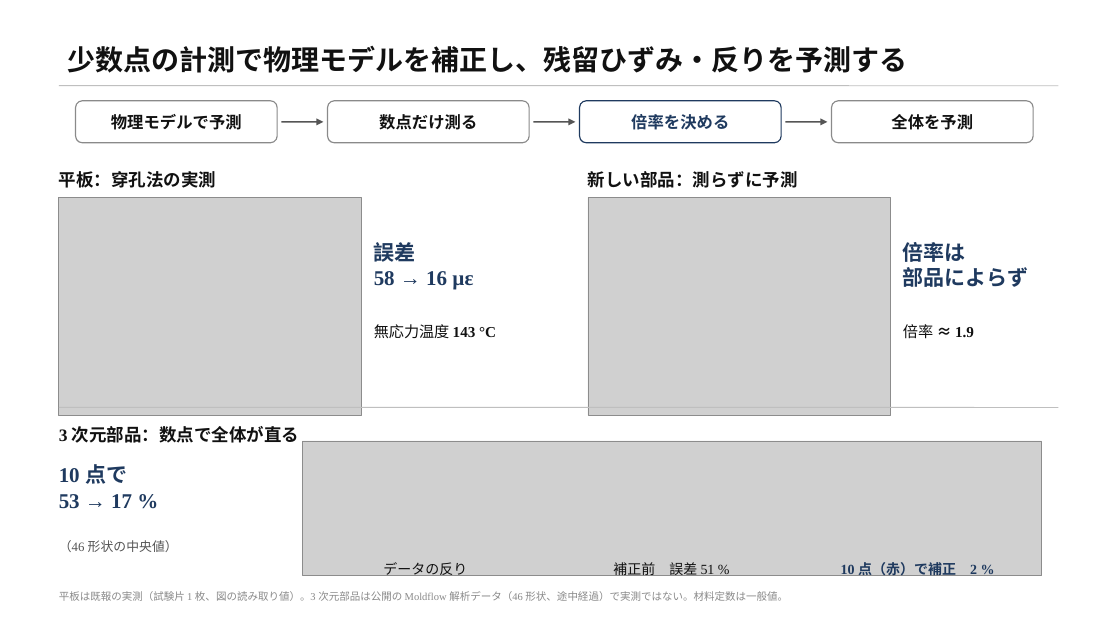
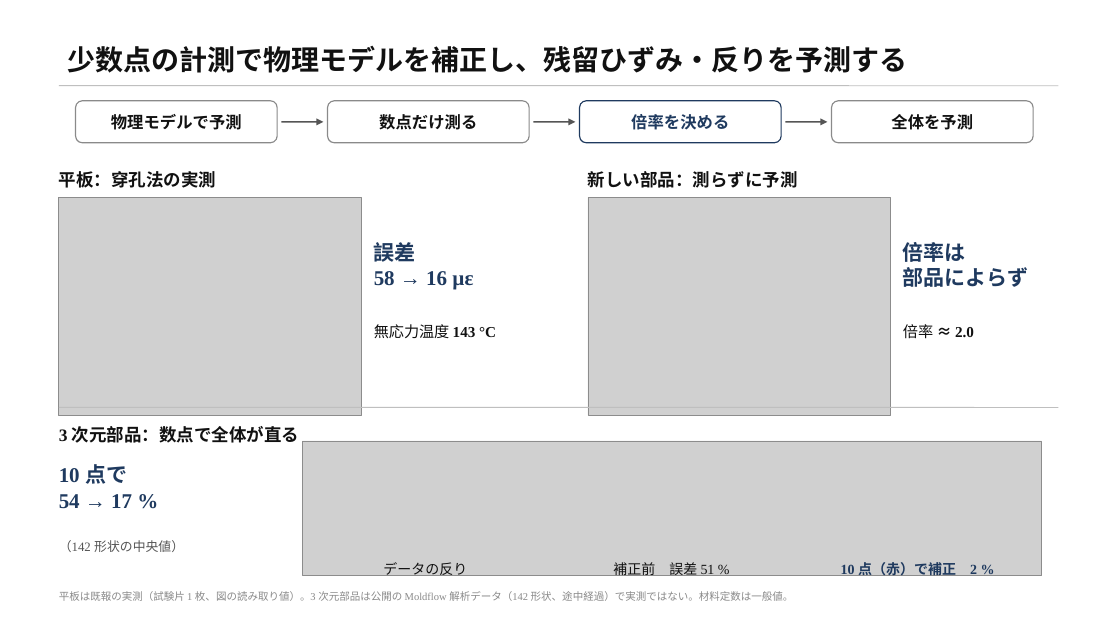
Before and after one commit to keisuke58/wccm2026-cfrp-gnn, a slide deck: slide 1 of slides/denso_onepage.pptx. Drawn at 1120x630 pixels with LibreOffice and Linux fonts; fonts in the diff are those of the drawing; grey boxes stand for pictures. Boxes give left, top, right and bottom in pixels: in the first picture for what was removed or moved away, otherwise in the second. Text is boxed around its words. In the diff, an @@ line names an element or a change of style, - is before the commit and + after.

```diff
--- a/slides/denso_onepage.pptx
+++ b/slides/denso_onepage.pptx
@@ text at <box>903,324,974,339</box>: text changed @@
-倍率 ≈ 1.9
+倍率 ≈ 2.0
@@ text at <box>59,494,132,509</box>: text changed @@
-53 → 17 %
+54 → 17 %
@@ text at <box>59,540,184,552</box>: text changed @@
-（46 形状の中央値）
+（142 形状の中央値）
@@ text at <box>59,591,794,601</box>: text changed @@
-平板は既報の実測（試験片 1 枚、図の読み取り値）。3 次元部品は公開の Moldflow 解析データ（46 形状、途中経過）で実測ではない。材料定数は一般値。
+平板は既報の実測（試験片 1 枚、図の読み取り値）。3 次元部品は公開の Moldflow 解析データ（142 形状、途中経過）で実測ではない。材料定数は一般値。
```
Also in this commit, not shown: 12 other files.
